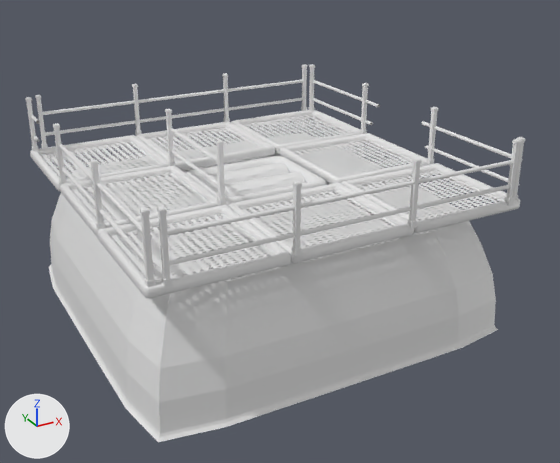
Two versions of the FBX model Assets/Models/Environment/Grinder.fbx, one commit apart.
Camera for both pictures: a 50 mm lens placed at (-16.8, -33.3, 13.4), pointed at (1.2, -0.4, -3.0). Lighting does not change. The marker at lower left points along +X, +Y and +Z. Where no turn or scale is listed for an object, it has been applied to the vertices.
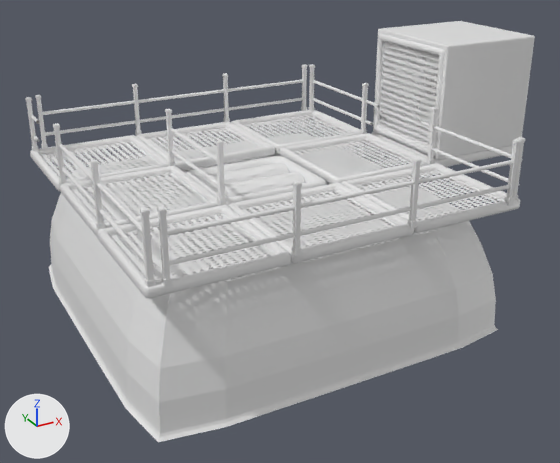
Where the change shows, as pixel boxes (x1, y1, x2, y2) in the pictures (560 x 463 px):
'Cube.001', added: after (373, 21, 535, 160)
'Plane.009', added: after (373, 34, 445, 157)
'Grinder.001', turned: before (224, 172, 306, 197); after (224, 172, 305, 197)
'Plane.008', added: after (371, 132, 513, 167)
'Fanblade', added: after (396, 48, 438, 128)
'Cylinder', added: after (404, 79, 436, 99)

Patch to the scene script:
```diff
--- a/Assets/Models/Environment/Grinder.fbx.py
+++ b/Assets/Models/Environment/Grinder.fbx.py
@@ mat_metal_002 @@
+mat_metal_002 = principled_material('Metal.002')
+mat_metal_002.base_color = (0.8, 0.8, 0.8)  # white #e7e7e7
+mat_metal_002.roughness = 0.4
@@ mat_metal_004 @@
+mat_metal_004 = principled_material('Metal.004')
+mat_metal_004.base_color = (0.8, 0.8, 0.8)  # white #e7e7e7
+mat_metal_004.roughness = 0.4
@@ mat_metal_001 @@
+mat_metal_001 = principled_material('Metal.001')
+mat_metal_001.base_color = (0.8, 0.8, 0.8)  # white #e7e7e7
+mat_metal_001.roughness = 0.4
@@ me_fanblade @@
+me_fanblade.from_pydata(...)  # 471 vertices, 942 faces; spans x -0.63..0.59, y -2.29..2.12, z -2.42..1.78
+me_fanblade.materials.append(mat_metal_002)  # white #e7e7e7
@@ me_plane_009 @@
+me_plane_009.from_pydata(...)  # 1692 vertices, 1237 faces; spans x -0.5..0.0, y -2.82..2.82, z -2.82..2.82
+me_plane_009.materials.append(mat_metal_004)  # white #e7e7e7
@@ me_cylinder_003_1 @@
+me_cylinder_003_1.from_pydata(...)  # a 32-sided cylinder along x spanning x -1.2..1.2, y -0.52..0.52, z -0.52..0.52
@@ me_plane_008 @@
+me_plane_008.from_pydata(...)  # 1692 vertices, 1237 faces; spans x -3.04..3.04, y -3.04..3.04, z -0.54..0.0
+me_plane_008.materials.append(mat_metal_001)  # white #e7e7e7
@@ me_cube_012 @@
+me_cube_012.from_pydata(...)  # 208 vertices, 214 faces; spans x -3.0..3.0, y -3.0..3.0, z -3.0..3.0
+me_cube_012.materials.append(mat_base)  # white #e7e7e7
@@ ob_grinder_001 @@
 ob_grinder_001.location = (0.23, -0.84, -0.47)
-ob_grinder_001.rotation_euler = (-1.571, -1.571, 0.0)  # degrees (-90, -90, 0)
+ob_grinder_001.rotation_euler = (-1.571, 1.571, 0.0)  # degrees (-90, 90, 0)
 ob_grinder_001.scale = (0.00761, 0.0165, 0.00761)
@@ ob_fanblade @@
+ob_fanblade = bpy.data.objects.new('Fanblade', me_fanblade)
+ob_fanblade.location = (10.36, -0.02, 3.67)
@@ ob_plane_009 @@
+ob_plane_009 = bpy.data.objects.new('Plane.009', me_plane_009)
+ob_plane_009.location = (9.71, 0.01, 3.33)
@@ ob_cylinder @@
+ob_cylinder = bpy.data.objects.new('Cylinder', me_cylinder_003_1)
+ob_cylinder.location = (10.76, 0.0, 3.56)
@@ ob_plane_008 @@
+ob_plane_008 = bpy.data.objects.new('Plane.008', me_plane_008)
+ob_plane_008.location = (12.26, 0.01, 0.42)
@@ ob_cube_001 @@
+ob_cube_001 = bpy.data.objects.new('Cube.001', me_cube_012)
+ob_cube_001.location = (12.35, 0.0, 3.38)
```
